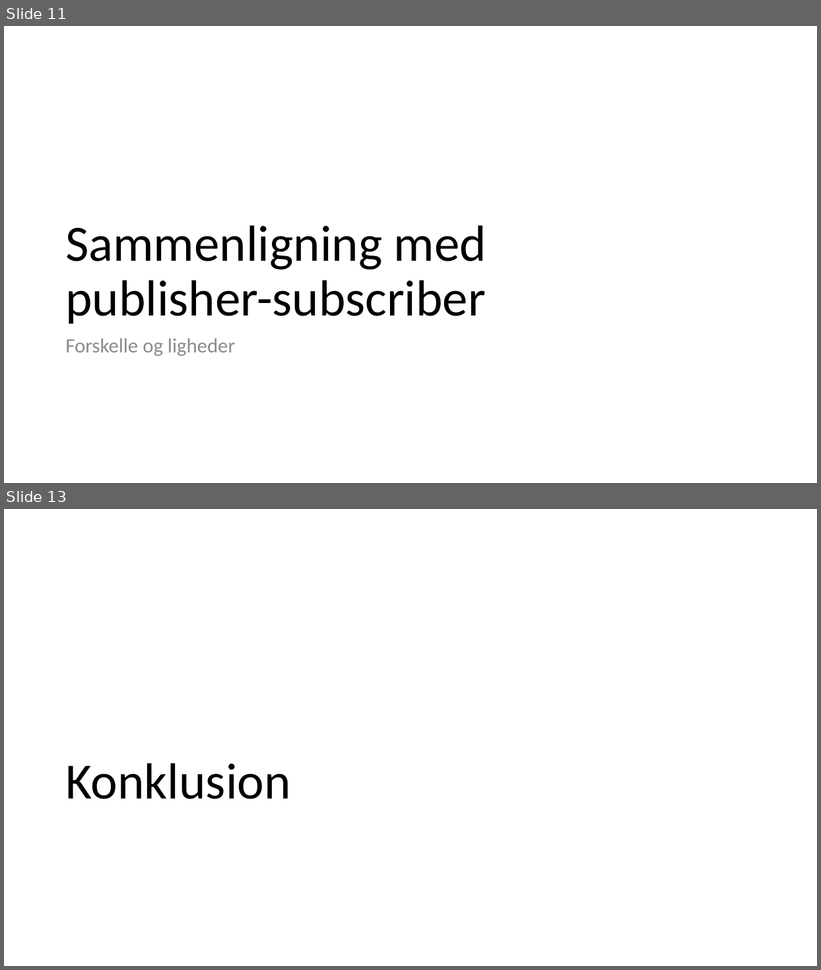
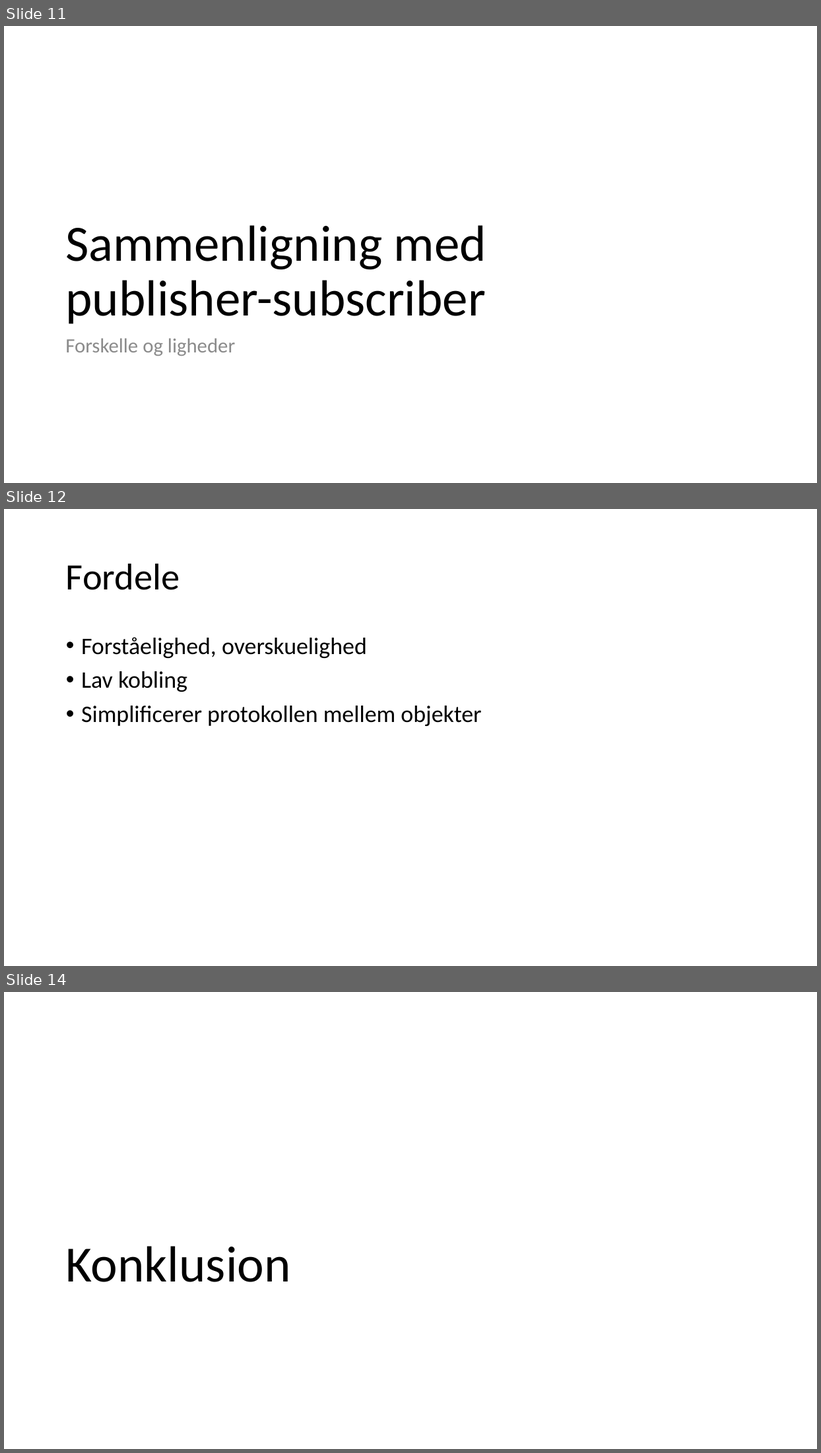
Before and after one commit to BjornNorgaard/I4SWD, a slide deck: MediatorPattern/Presentation/Mediator Pattern.pptx. Shown one above the other, each under a label of ours: slides 11 and 13 before the commit, slides 11, 12 and 14 after it; the slides between them are not shown. The pictures are 821x970 and 821x1453 pixels, drawn with LibreOffice and Linux fonts; fonts in the diff are those of the drawing. Boxes give left, top, right and bottom in pixels: in the first picture for what was removed or moved away, otherwise in the second. Text is boxed around its words. In the diff, an @@ line names an element or a change of style, - is before the commit and + after.

Commit message:
Update ze ppt

```diff
--- a/MediatorPattern/Presentation/Mediator Pattern.pptx
+++ b/MediatorPattern/Presentation/Mediator Pattern.pptx
@@ slide 12 added at box(4, 509, 817, 966), background #FFFFFF @@
@@ title added at box(66, 563, 180, 590), 44 pt, text #000000 @@
+Fordele
@@ text added at box(81, 637, 481, 726), 28 pt, text #000000 @@
+• Forståelighed, overskuelighed
+• Lav kobling
+• Simplificerer protokollen mellem objekter
@@ what was slide 13 is now slide 14 @@
```
Also in this commit, not shown: 1 other slide added, 1 slide removed.
